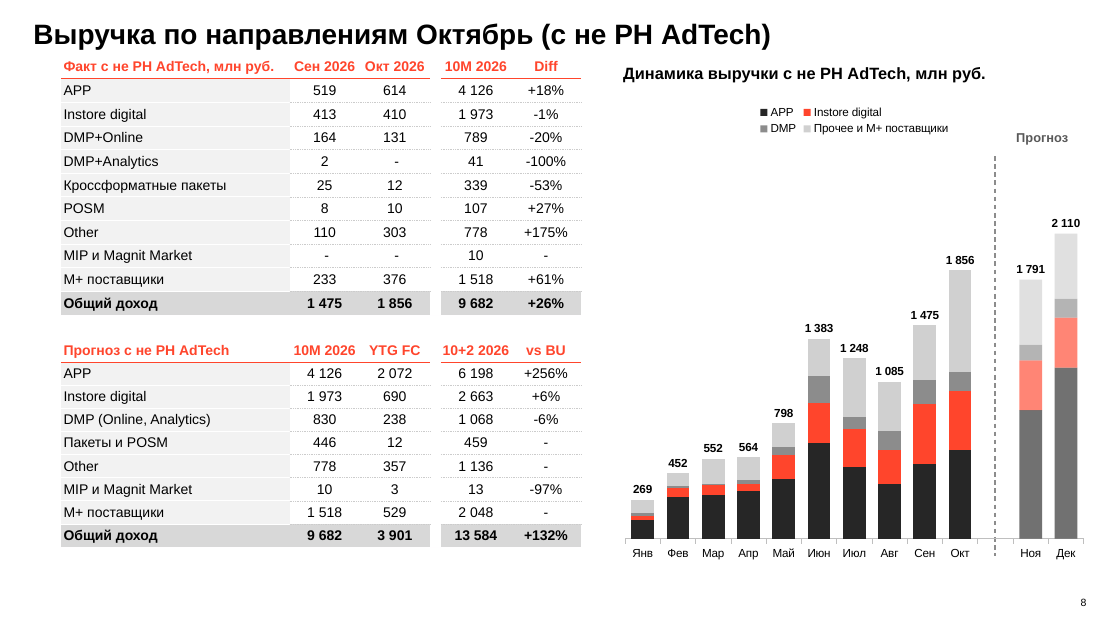
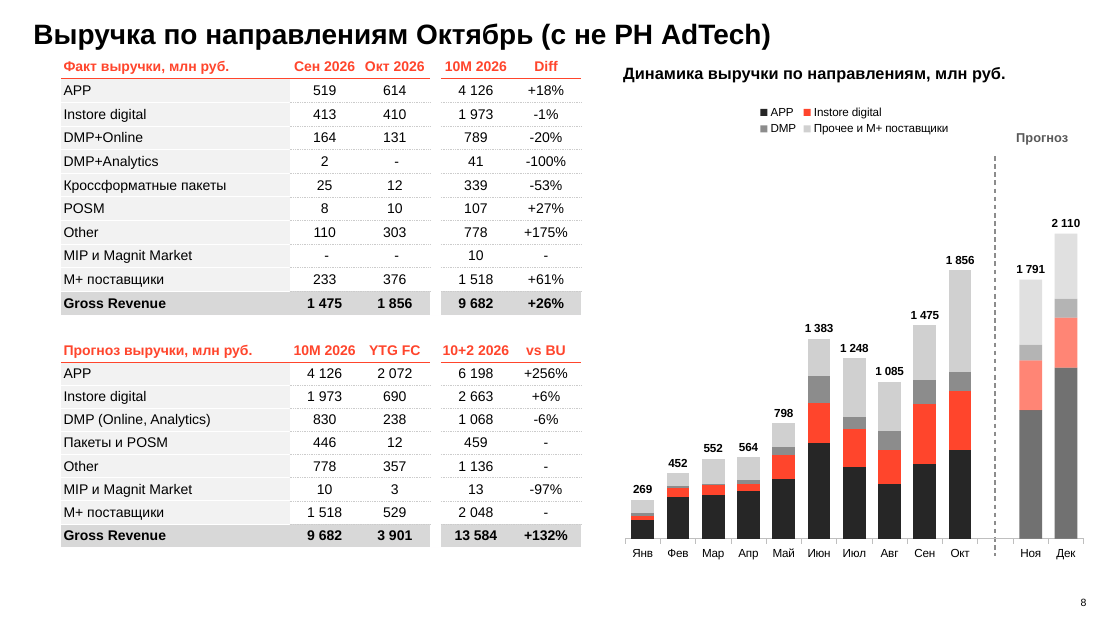
Before and after one commit to DenisMagnit/1, a slide deck: slide 8 of AT_FIN_OCT_2026.pptx. Drawn at 1120x630 pixels with LibreOffice and Linux fonts; fonts in the diff are those of the drawing; background and template pictures are left out. Boxes give left, top, right and bottom in pixels: in the first picture for what was removed or moved away, otherwise in the second. Text is boxed around its words. In the diff, an @@ line names an element or a change of style, - is before the commit and + after.

```diff
--- a/AT_FIN_OCT_2026.pptx
+++ b/AT_FIN_OCT_2026.pptx
@@ table at [61, 55, 580, 315] @@
-row 1, column 1: Факт с не РН AdTech, млн руб.
+row 1, column 1: Факт выручки, млн руб.
-row 11, column 1: Общий доход
+row 11, column 1: Gross Revenue
@@ text at [623, 67, 1006, 83]: text changed @@
-Динамика выручки с не РН AdTech, млн руб.
+Динамика выручки по направлениям, млн руб.
@@ table at [61, 339, 580, 547] @@
-row 1, column 1: Прогноз с не РН AdTech
+row 1, column 1: Прогноз выручки, млн руб.
-row 9, column 1: Общий доход
+row 9, column 1: Gross Revenue
```
Also in this commit, not shown: 3 other slides changed.
